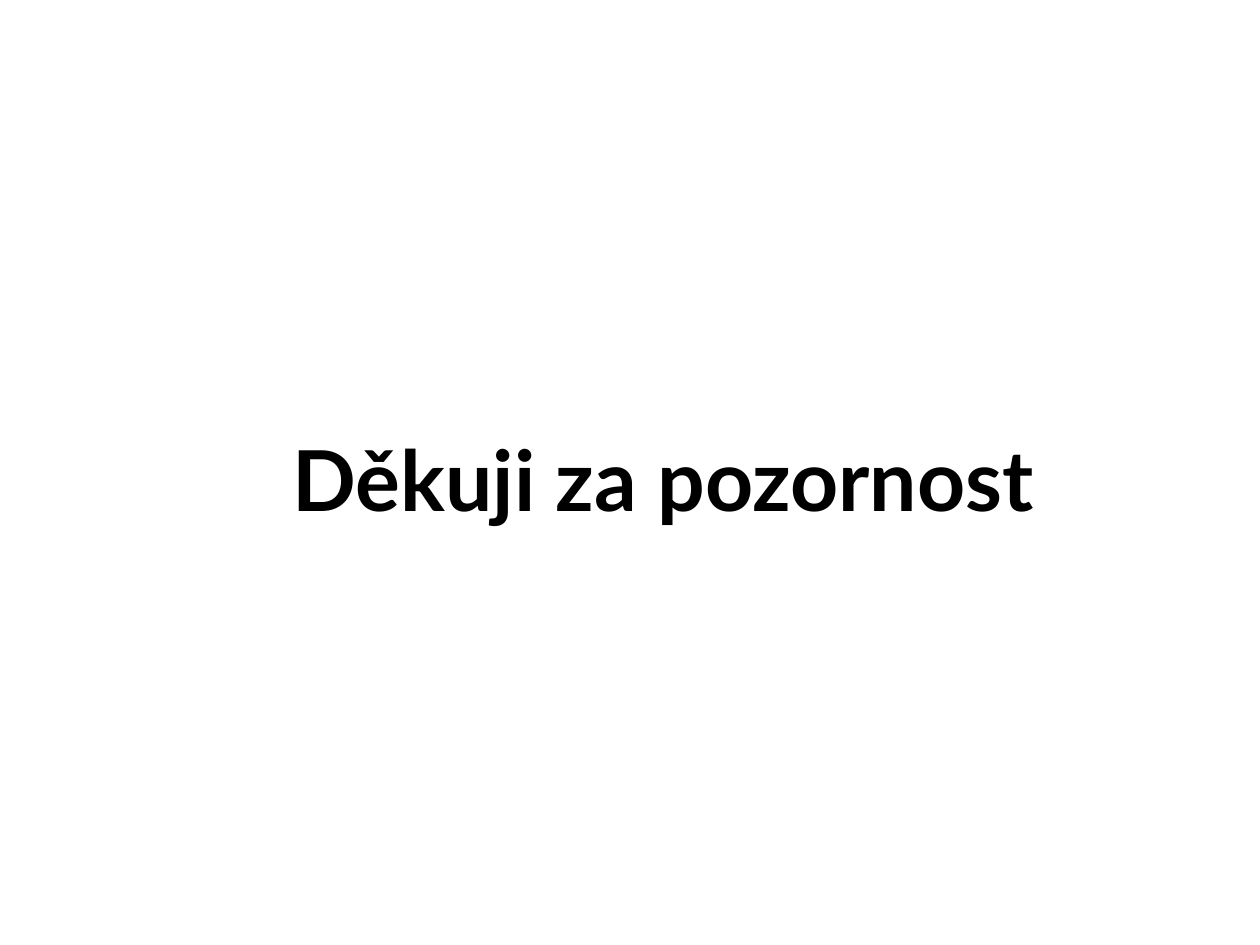
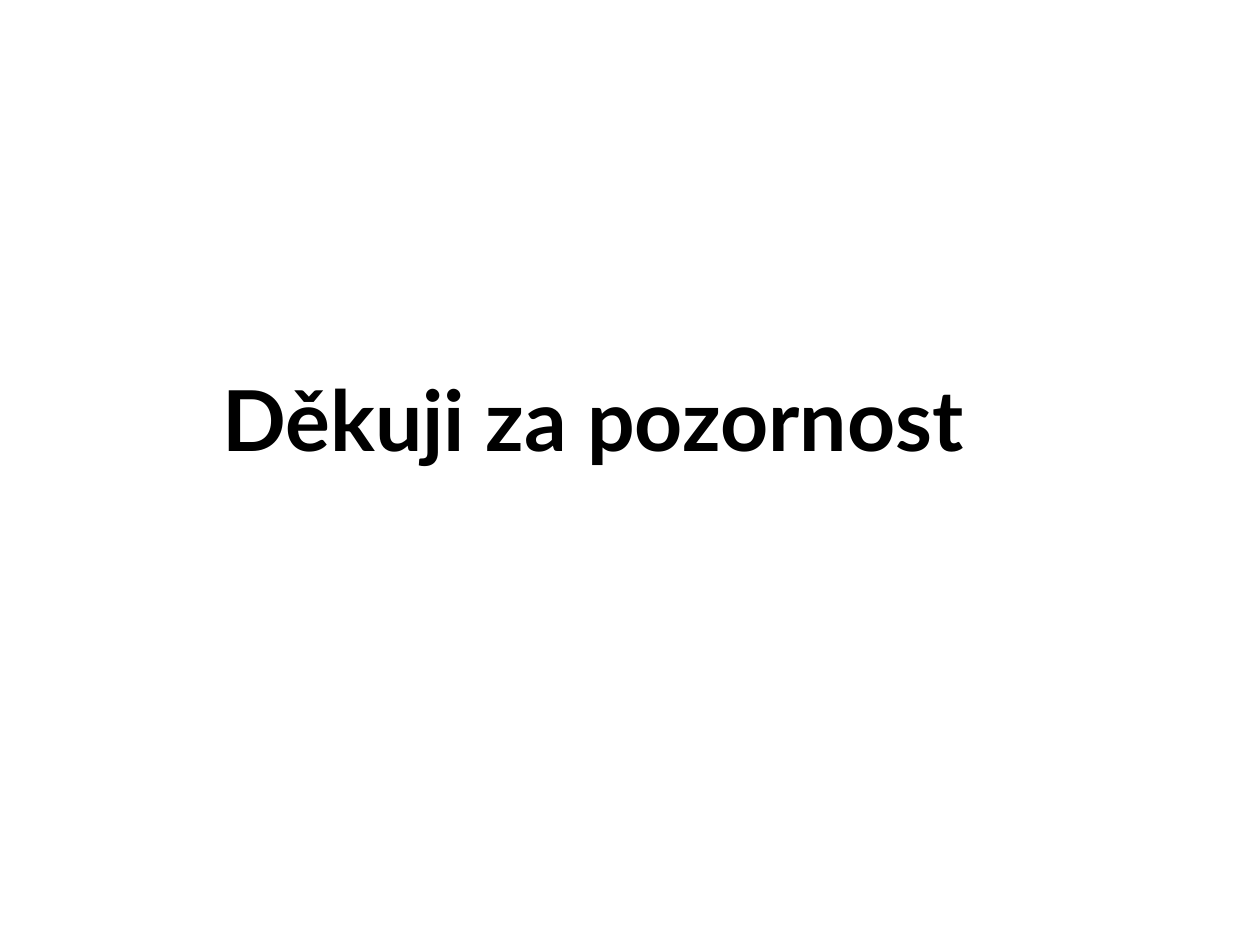
Before and after one commit to zimice/pr5_ndr, a slide deck: slide 14 of kochanek_ndr_prezentace.pptx (slide 12 before the commit). Drawn at 1260x945 pixels with LibreOffice and Linux fonts; fonts in the diff are those of the drawing; background and template pictures are left out. Boxes give left, top, right and bottom in pixels: in the first picture for what was removed or moved away, otherwise in the second. Text is boxed around its words. In the diff, an @@ line names an element or a change of style, - is before the commit and + after.

```diff
--- a/kochanek_ndr_prezentace.pptx
+++ b/kochanek_ndr_prezentace.pptx
@@ title "Děkuji za pozornost": place and size @@
-title "Děkuji za pozornost" at [292,448,1033,526]
+title "Děkuji za pozornost" at [222,388,963,466]
```
Also in this commit, not shown: 2 other slides changed, 2 slides added.
